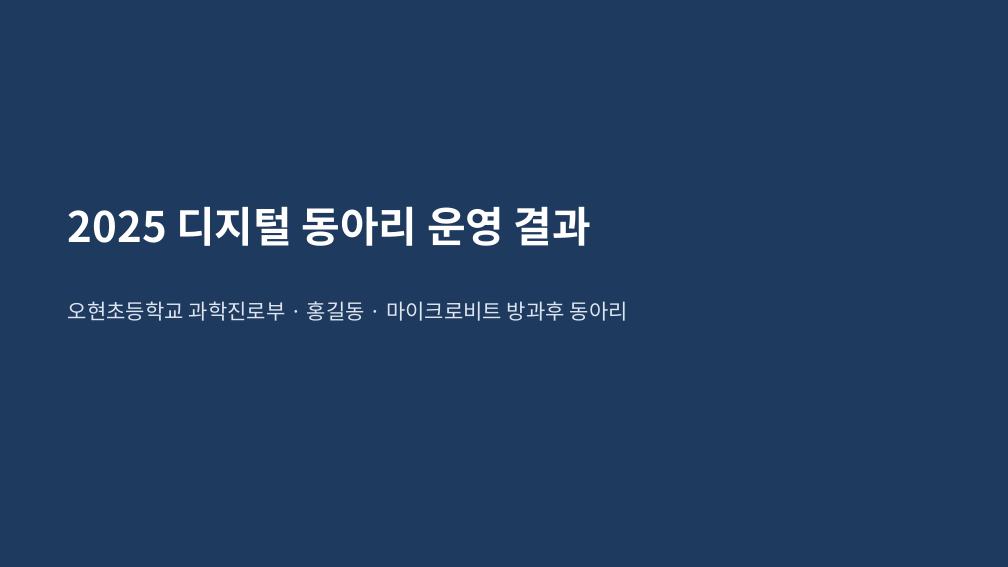
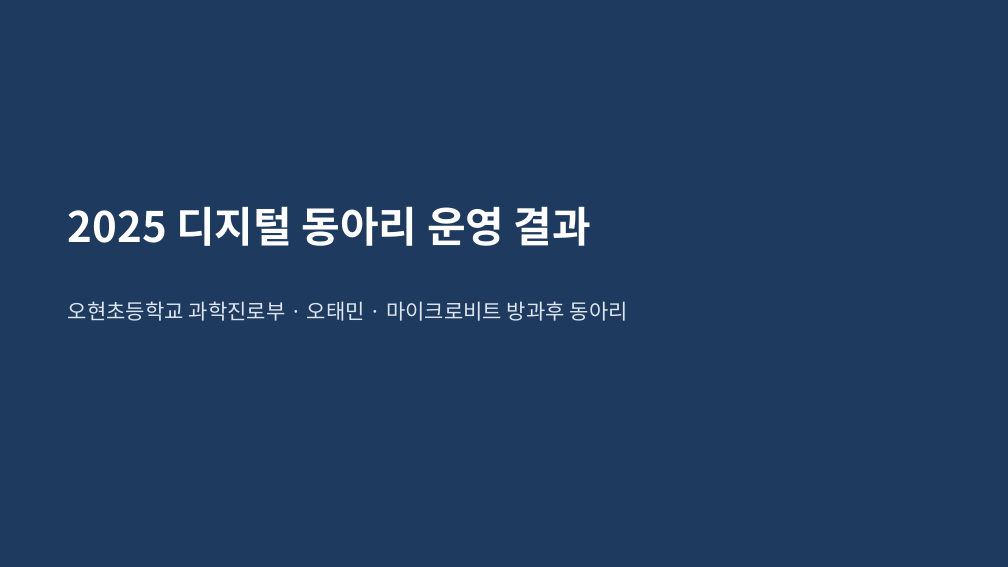
Before and after one commit to kwonjungu/inline-ai-setup, a slide deck: slide 1 of materials/08_계획서_통계로_PPT만들기/정답_예시/정답_동아리_결과발표.pptx. Drawn at 1008x567 pixels with LibreOffice and Linux fonts; fonts in the diff are those of the drawing. Boxes give left, top, right and bottom in pixels: in the first picture for what was removed or moved away, otherwise in the second. Text is boxed around its words. In the diff, an @@ line names an element or a change of style, - is before the commit and + after.

```diff
--- a/materials/08_계획서_통계로_PPT만들기/정답_예시/정답_동아리_결과발표.pptx
+++ b/materials/08_계획서_통계로_PPT만들기/정답_예시/정답_동아리_결과발표.pptx
@@ text at (x1=68, y1=301, x2=628, y2=321): text changed @@
-오현초등학교 과학진로부 · 홍길동 · 마이크로비트 방과후 동아리
+오현초등학교 과학진로부 · 오태민 · 마이크로비트 방과후 동아리
```
Also in this commit, not shown: 54 other files.
